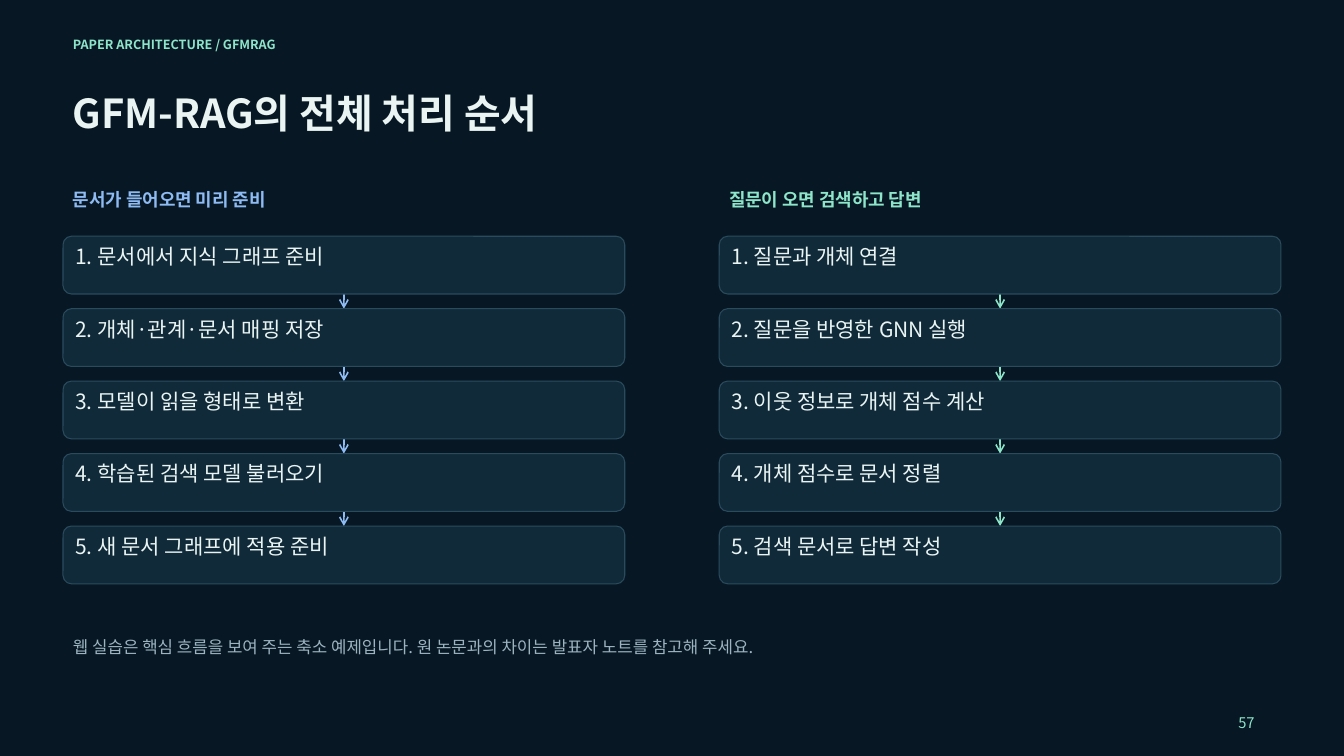
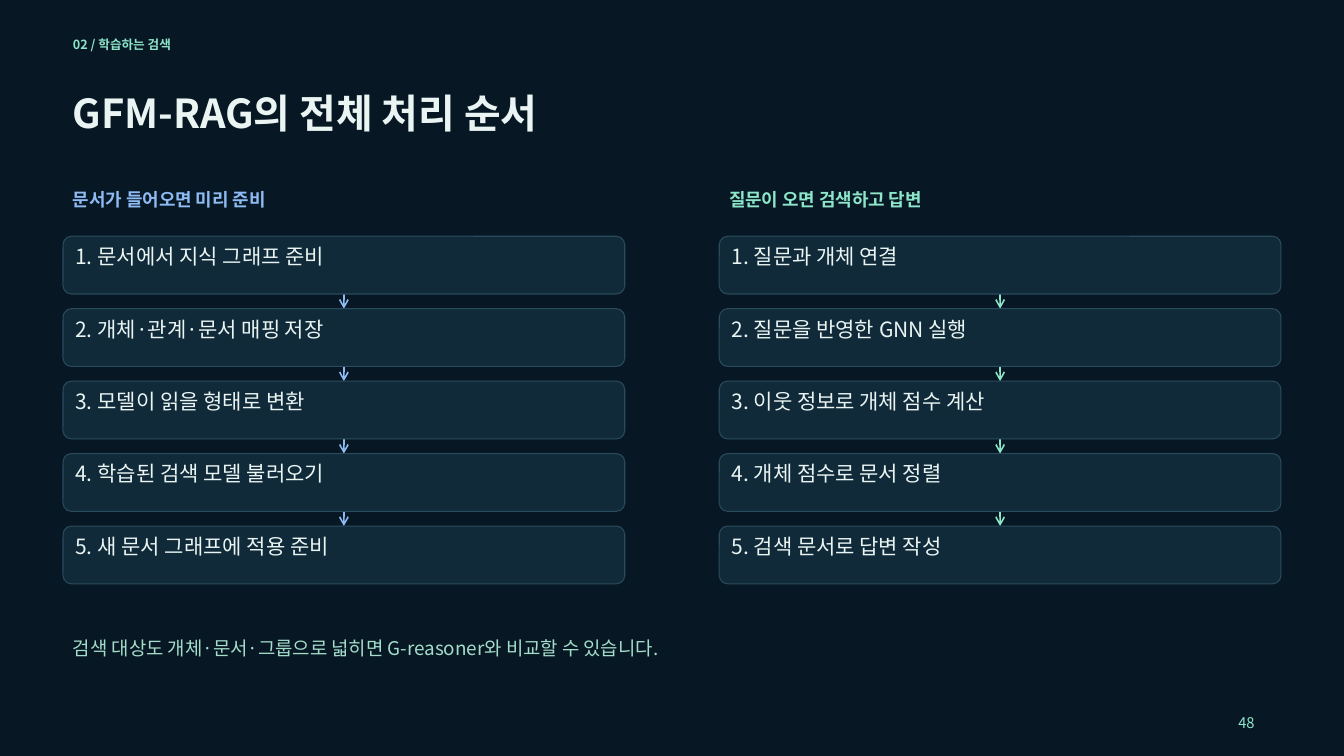
Before and after one commit to euiyulsong/graphrag-atlas, a slide deck: slide 48 of slides/GraphRAG_Atlas_Tech_Seminar.pptx (slide 57 before the commit). Drawn at 1344x756 pixels with LibreOffice and Linux fonts; fonts in the diff are those of the drawing. Boxes give left, top, right and bottom in pixels: in the first picture for what was removed or moved away, otherwise in the second. Text is boxed around its words. In the diff, an @@ line names an element or a change of style, - is before the commit and + after.

```diff
--- a/slides/GraphRAG_Atlas_Tech_Seminar.pptx
+++ b/slides/GraphRAG_Atlas_Tech_Seminar.pptx
@@ text at (73, 38, 171, 50): text changed @@
-PAPER ARCHITECTURE / GFMRAG
+02 / 학습하는 검색
@@ text at (73, 639, 659, 657): text changed; size 12 to 13.5 pt; text colour #9BB4C0 to #A4DDCA @@
-웹 실습은 핵심 흐름을 보여 주는 축소 예제입니다. 원 논문과의 차이는 발표자 노트를 참고해 주세요.
+검색 대상도 개체·문서·그룹으로 넓히면 G-reasoner와 비교할 수 있습니다.
@@ text at (1238, 717, 1254, 728): text changed @@
-57
+48
```
Also in this commit, not shown: 58 other slides changed, 6 other files.
